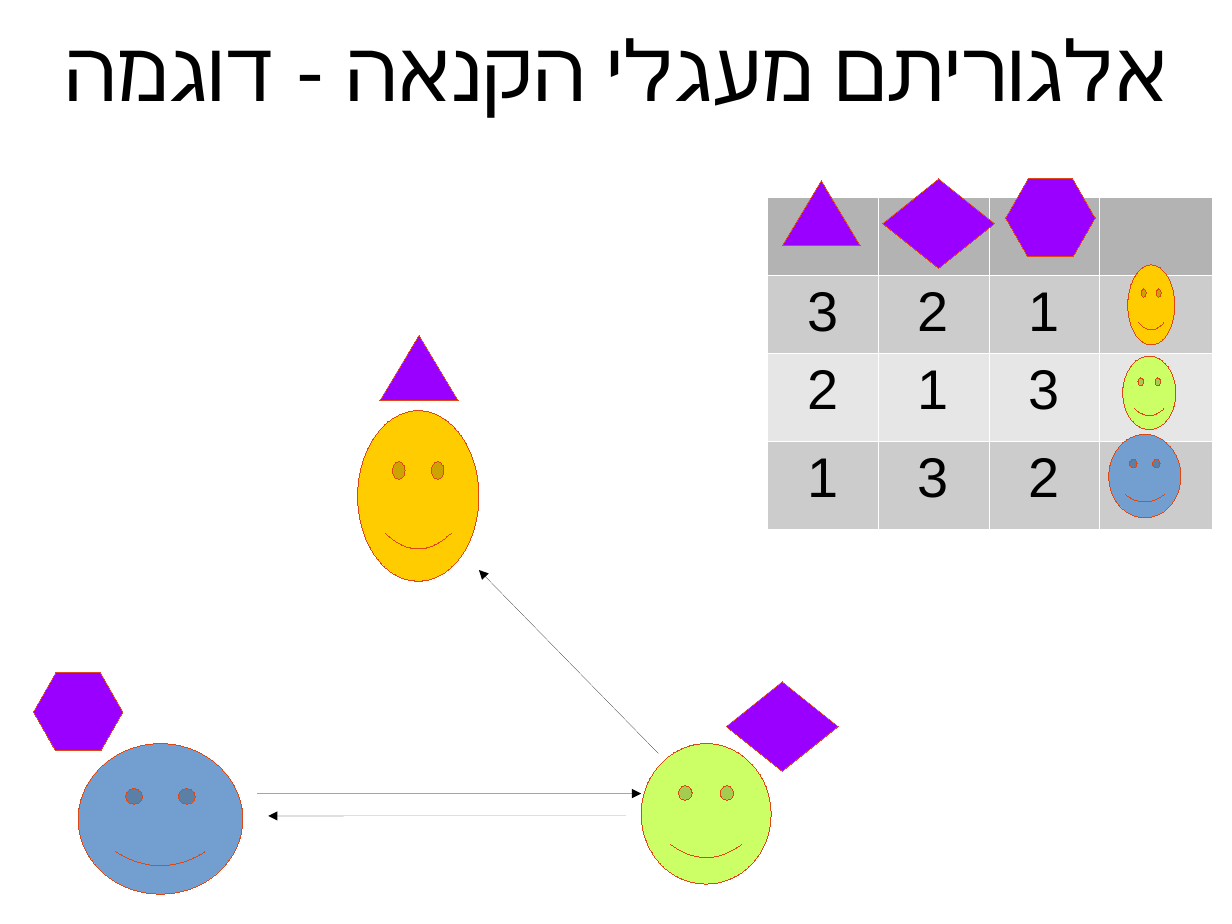
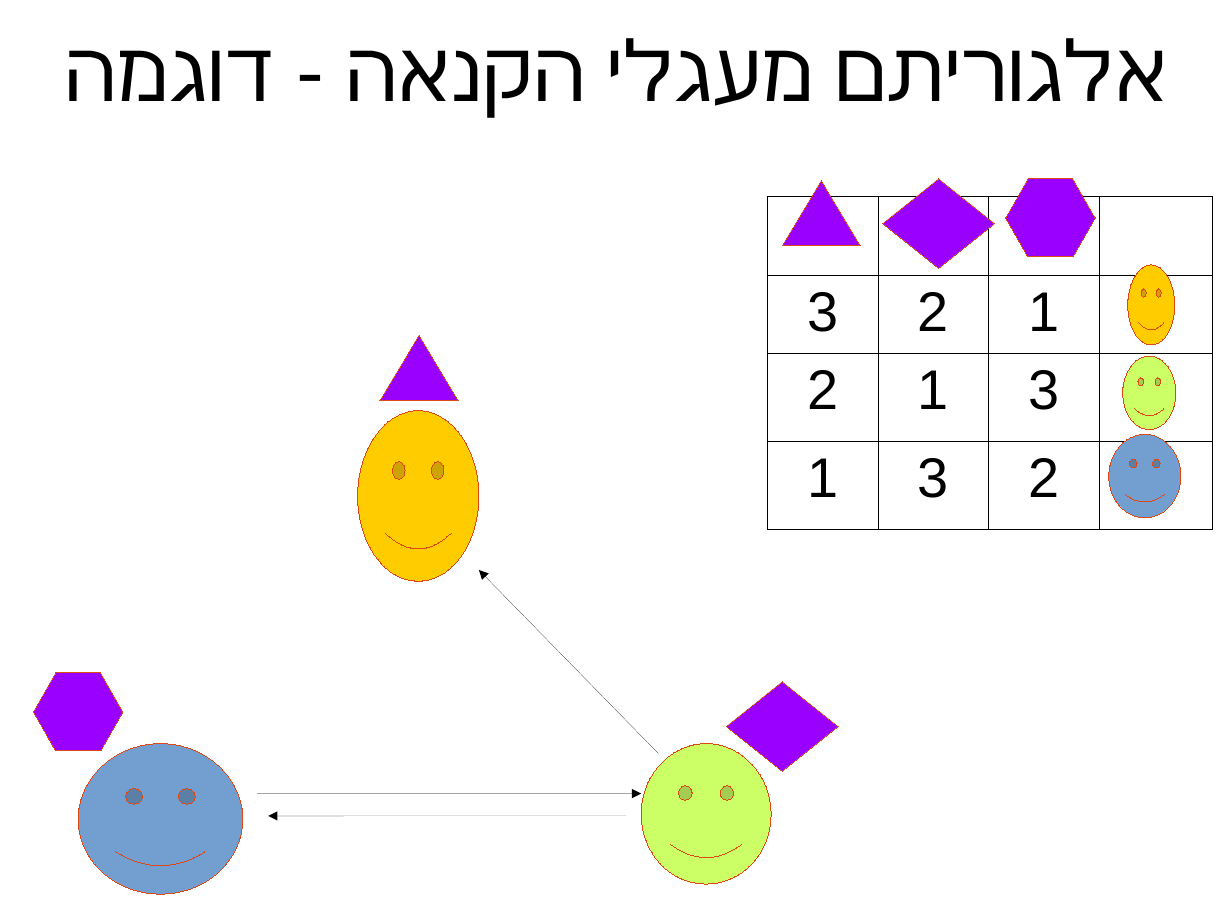
Before and after one commit to erelsgl-at-ariel/algorithms-5780, a slide deck: slide 6 of 04-item-allocation/slides-1-approximate-fairness.odp. Drawn at 1232x924 pixels with LibreOffice and Linux fonts; fonts in the diff are those of the drawing. Boxes give left, top, right and bottom in pixels: in the first picture for what was removed or moved away, otherwise in the second. Text is boxed around its words. In the diff, an @@ line names an element or a change of style, - is before the commit and + after.

```diff
--- a/04-item-allocation/slides-1-approximate-fairness.odp
+++ b/04-item-allocation/slides-1-approximate-fairness.odp
@@ table at <box>768,197,1213,521</box> @@
@@ fill #CCCCCC to none in 6 cells @@
@@ fill #E6E6E6 to none in 3 cells @@
@@ borders changed @@
```
Also in this commit, not shown: 6 other slides changed, 1 slide added, 4 other files.
